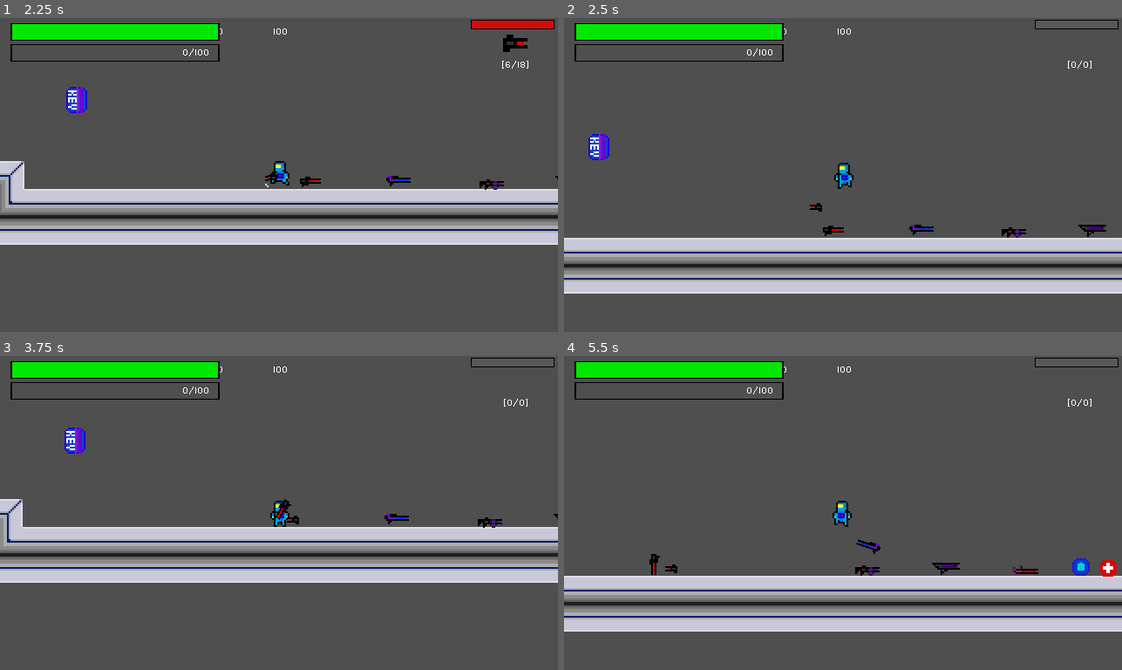
Above: before the commit, frames 1-4 (two rows, left to right).
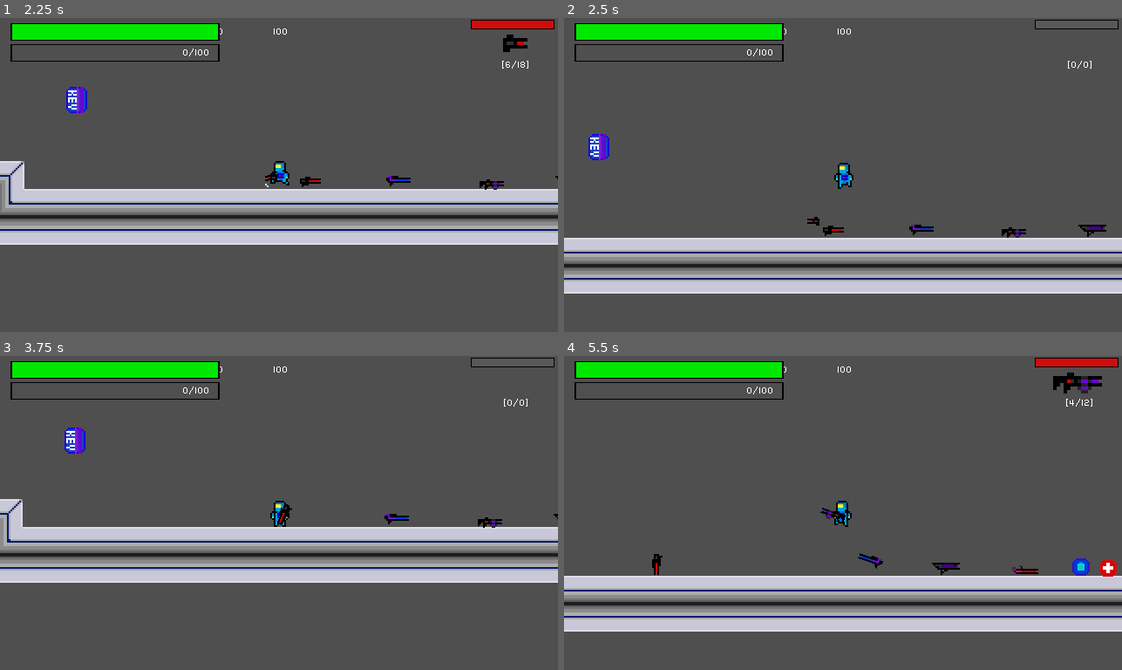
Above: after the commit, the same moments.

Repository: thomaszhou01/Astrotron
Game: Godot game, scene res://Scenes/Main.tscn
Same seed, same stepped clock (60 frames per second), same inputs: the game is played once before the commit and once after it.
Inputs (mouse positions are in pixels of both pictures, inside the frame that each line leads up to):
- Up to frame 1 (2.25 s): click (279, 262) at 0.5 s; move the mouse to (401, 159) at 1.27 s; hold D (move_right) from 1.28 s (still down); tap Q (drop) at 1.35 s; tap Space (jump) at 1.52 s; tap E (use) at 1.55, 2.1 s; tap X (revive) at 2 s; move the mouse to (167, 190) at 2.02 s
- Up to frame 2 (2.5 s): keep holding D (move_right); tap Space (jump) at 2.27 s; tap Q (drop) at 2.3 s
- Up to frame 3 (3.75 s): tap X (revive) at 2.75, 3.5 s; move the mouse to (334, 443) at 2.77 s; release D (move_right) at 2.78 s; hold A (move_left) 2.78-3.53 s; tap Shift (dash) at 2.85 s; tap E (use) at 3.05 s; move the mouse to (251, 575) at 3.52 s; hold D (move_right) from 3.53 s (still down); tap Q (drop) at 3.6 s
- Up to frame 4 (5.5 s): tap Space (jump) at 3.77, 4.52, 5.27 s; tap X (revive) at 4.25, 5, 5.1 s; move the mouse to (1010, 560) at 4.27 s; press the mouse at (1010, 560) at 4.28 s; tap E (use) at 4.55 s; tap R (reload) at 4.9 s; move the mouse to (675, 465) at 5.02 s; release D (move_right) at 5.03 s; release the mouse at (675, 465) at 5.03 s; hold A (move_left) from 5.03 s (still down); tap Q (drop) at 5.3 s

Frame 1 is identical in both runs. In frame 2, less than 0.1% of the frame differs, in the area x 43-47%, y 58-67%; in frame 3, 0.1%; in frame 4, 1.2%, in the area x 15-100%, y 0-70%.

Commit message:
Bug: Sometimes drops both weapons at same time

Diff:
--- a/game1/Scenes/Character.gd
+++ b/game1/Scenes/Character.gd
@@ -13,10 +13,10 @@
 var doubleJump = false
 var init_pos
 var freeHand = true
-var freeHand2 = true
 var moving = false
 var animationDirRight = true
 var object = null
+var object2 = null
 var can_fire = true
 var onLadder = false
 var alive
@@ -70,9 +70,18 @@
 	$statusText/DisplayCoin.setCoin()
 	if alive:
 		#pickup()
-		if !freeHand && object != null:
-			$statusText/AmmoBar.getMaxAmmo(object.clipAmmo, object.ammo)
-			$UI/ReloadTimer.setReload(object.reloadTime-object.getReloadDuration())
+		if object != null || object2 != null:
+			if gunHeld == 1:
+				$statusText/AmmoBar.getMaxAmmo(object.clipAmmo, object.ammo)
+				$UI/ReloadTimer.setReload(object.reloadTime-object.getReloadDuration())
+			elif gunHeld == 2:
+				$statusText/AmmoBar.getMaxAmmo(object2.clipAmmo, object2.ammo)
+				$UI/ReloadTimer.setReload(object2.reloadTime-object2.getReloadDuration())
+		else:
+			$statusText/AmmoBar.getMaxAmmo(0,0)
+			$UI/ReloadTimer.setReload(0)
+			$UI/GunSprite.visible = false
+
 		if Global.hasKey:
 			$UI/KeySprite.visible = true
 		else:
@@ -104,12 +113,19 @@
 
 func switchWeapon():
 	if Input.is_action_just_pressed("switchWeapon") && Global.gunID != null && Global.gunID2 != null:
-		print(gunHeld)
 		if gunHeld == 1:
+			object.notUsed()
+			object2.used()
 			gunHeld = 2
-			$UI/GunSprite.region_rect.position.x = Global.gunID2.getSprite()
+			$UI/GunSprite.region_rect.position.x = object2.getSprite()
+			$statusText/AmmoBar.getMaxAmmo(object2.clipAmmo, object2.ammo)
+			$UI/ReloadTimer.getMaxReloadTime(object2.reloadTime)
 		elif gunHeld == 2:
+			object.used()
+			object2.notUsed()
 			gunHeld = 1
+			$statusText/AmmoBar.getMaxAmmo(object.clipAmmo, object.ammo)
+			$UI/ReloadTimer.getMaxReloadTime(object.reloadTime)
 			$UI/GunSprite.region_rect.position.x = object.getSprite()
 		#make guns invisible if not main gun
 		#make sure they cant be visible and not able to shoot
@@ -229,10 +245,39 @@
 
 
 func handFree():
+	#randomly drops both weapons unwanted
 	freeHand = true
-	$statusText/AmmoBar.getMaxAmmo(0, 0)
-	$UI/ReloadTimer.setReload(0)
-	$UI/GunSprite.visible = false
+	if freeHand:
+		if object != null && object2 != null:
+			print(object.held)
+			print(object2.held)
+			if gunHeld == 1:
+				object.notUsed()
+				object = null
+				Global.gunID = null
+				gunHeld = 2
+				object2.used()
+				$UI/GunSprite.region_rect.position.x = object2.getSprite()
+				$statusText/AmmoBar.getMaxAmmo(object2.clipAmmo, object2.ammo)
+				$UI/ReloadTimer.getMaxReloadTime(object2.reloadTime)
+			elif gunHeld == 2:
+				object2.notUsed()
+				object2 = null
+				Global.gunID2 = null
+				gunHeld = 1
+				object.used()
+				$UI/GunSprite.region_rect.position.x = object.getSprite()
+				$statusText/AmmoBar.getMaxAmmo(object.clipAmmo, object.ammo)
+				$UI/ReloadTimer.getMaxReloadTime(object.reloadTime)
+		else:
+			if gunHeld == 1:
+				object = null
+				Global.gunID = null
+				gunHeld = 1
+			elif gunHeld == 2:
+				object2 = null
+				Global.gunID2 = null
+				gunHeld = 1
 
 
 func hit(damage, hitBy, knock, type):
@@ -290,18 +335,31 @@
 func _on_Area2D_body_entered(body):
 	#fix the pickup method
 	if body.has_method("held") && freeHand:
-		object = body
-		Global.gunID = object
-		object.held(self)
-		freeHand = false
-		$statusText/AmmoBar.getMaxAmmo(object.clipAmmo, object.ammo)
-		$UI/ReloadTimer.getMaxReloadTime(object.reloadTime)
-		$UI/GunSprite.visible = true
-		$UI/GunSprite.region_rect.position.x = object.getSprite()
-	elif body.has_method("held") && Global.gunID != null && Global.gunID2 == null:
-		Global.gunID2 = body
-		print(Global.gunID2)
-		print(Global.gunID)
+		#change the changing of objects to the drop function
+		if Global.gunID == null && Global.gunID2 == null:
+			print("a")
+			object = body
+			Global.gunID = object
+			object.held(self)
+			object.used()
+			$statusText/AmmoBar.getMaxAmmo(object.clipAmmo, object.ammo)
+			$UI/ReloadTimer.getMaxReloadTime(object.reloadTime)
+			$UI/GunSprite.visible = true
+			$UI/GunSprite.region_rect.position.x = object.getSprite()
+		elif Global.gunID != null && Global.gunID2 == null:
+			print("b")
+			object2 = body
+			Global.gunID2 = object2
+			object2.held(self)
+			freeHand = false
+			object2.notUsed()
+		elif Global.gunID == null && Global.gunID2 != null:
+			print("c")
+			object = body
+			Global.gunID = object
+			object.held(self)
+			freeHand = false
+			object.notUsed()
 
 	if body.has_method("magnet"):
 		body.queue_free()
@@ -312,9 +370,7 @@
 
 #Object suddenly becomes null
 func _on_Area2D_body_exited(body):
-	if body.has_method("held") && freeHand:
-		object = null
-		Global.gunID = null
+	pass
 
 
 func _on_ShieldCharge_timeout():
--- a/game1/Scenes/Weapons/gunPhysics.gd
+++ b/game1/Scenes/Weapons/gunPhysics.gd
@@ -49,7 +49,7 @@
 	elif held && !parent.alive:
 		self.position = parent.get_node("holdPoint").global_position
 
-	if held && parent.alive:
+	if held && parent.alive && used:
 		#Reload
 		if (Input.is_action_just_pressed("reload") || (Input.is_action_pressed("fire") && ammo == 0)) && held && ammo != ammoPerClip && $Reload.get_time_left() == 0 && clipAmmo != 0:
 			reloading = true
@@ -92,23 +92,40 @@
 
 
 
-		if Input.is_action_just_pressed("drop") && held:
-			drop()
 	elif held && !parent.alive && reloading:
 		$Reload.stop()
 		reloading = false
 
+func _input(event):
+	if held && parent.alive:
+		if Input.is_action_just_pressed("drop") && held && used:
+			drop()
+
+
+
 func drop():
+	held = false
 	get_parent().get_node("Character").handFree()
-	held = false
 	self.global_position.y = self.global_position.y - 5
 	$Sprite.offset.x = 0
 	$Reload.stop()
 	reloading = false
 	$hitBox.disabled = false
+	$Sprite.visible = true
+	used = false
 
 func getReloadDuration():
 	return $Reload.get_time_left()
 
 func getSprite():
 	return ($Sprite.region_rect.position.x)
+
+func notUsed():
+	used = false
+	$Sprite.visible = false
+	$Reload.stop()
+	reloading = false
+
+func used():
+	used = true
+	$Sprite.visible = true
